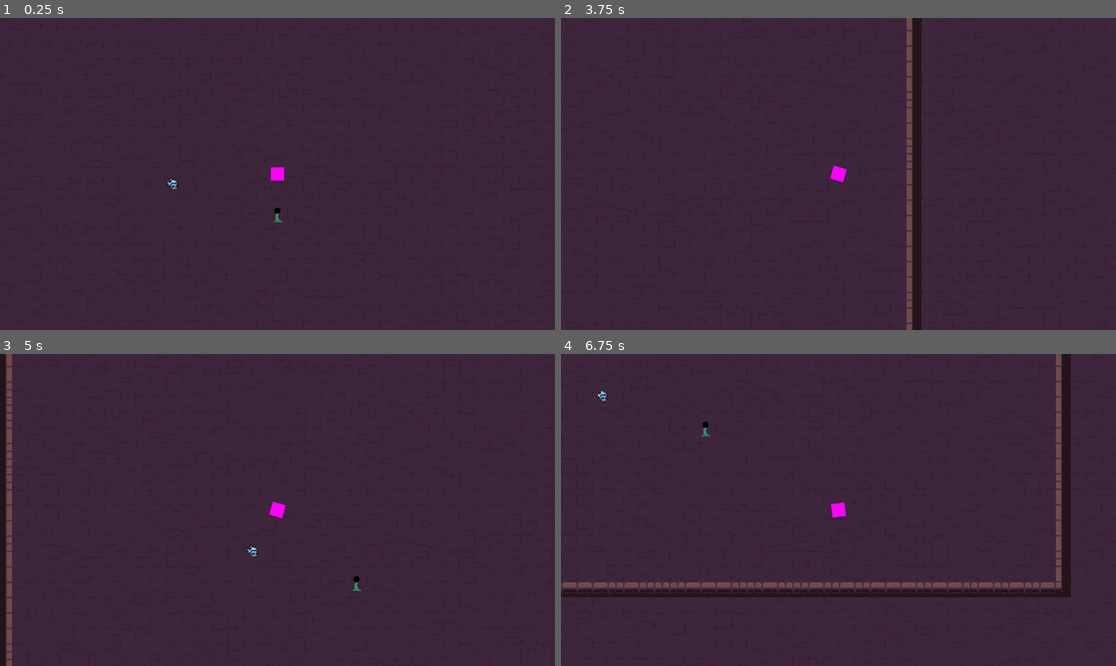
Above: before the commit, frames 1-4 (two rows, left to right).
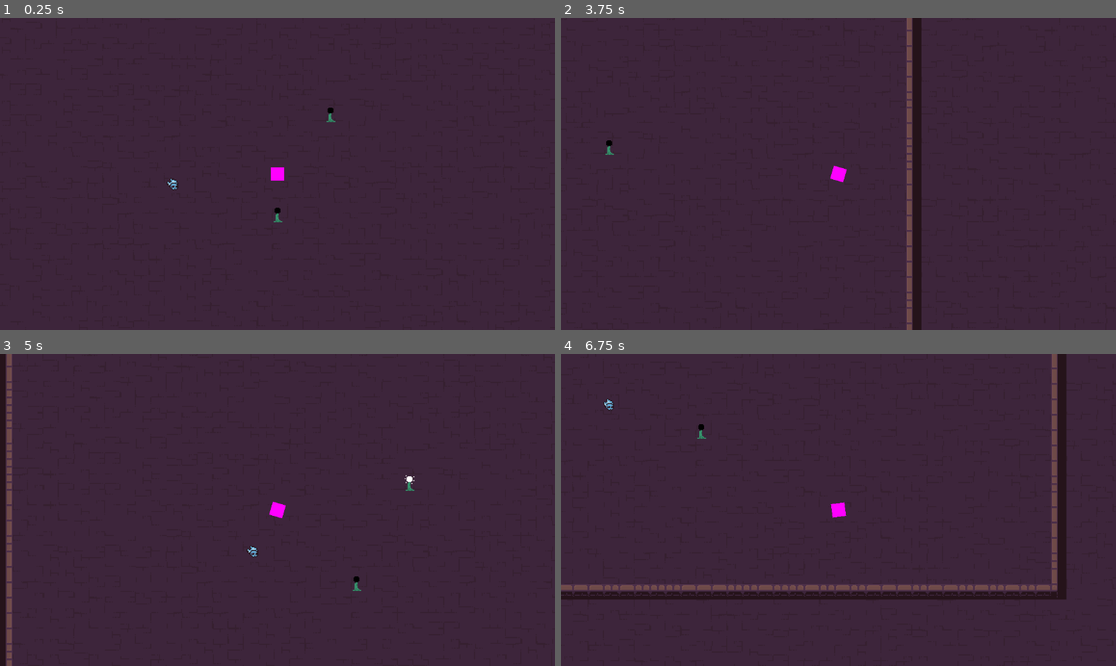
Above: after the commit, the same moments.

Repository: CookieCherith0969/GDM-Assignment-4
Game: Godot game, scene res://Scenes/test_scene.tscn
Same seed, same stepped clock (60 frames per second), same inputs: the game is played once before the commit and once after it.
Inputs (mouse positions are in pixels of both pictures, inside the frame that each line leads up to):
- Up to frame 1 (0.25 s): no input
- Up to frame 2 (3.75 s): tap Enter at 0.5 s; move the mouse to (960, 158) at 0.52 s; hold D (Right) 0.53-1.28 s; hold Space (Light) 0.53-1.28 s; move the mouse to (727, 189) at 1.27 s; hold S (Down) 1.28-2.03 s; tap Space (Light) at 1.35, 2.85 s; move the mouse to (894, 105) at 2.02 s; hold D (Right) 2.03-2.78 s; hold Space (Light) 2.03-2.78 s; move the mouse to (810, 236) at 2.77 s; hold W (Up) 2.78-3.53 s; move the mouse to (1005, 220) at 3.52 s; hold A (Left) from 3.53 s (still down); hold Space (Light) from 3.53 s (still down)
- Up to frame 3 (5 s): keep holding A (Left); move the mouse to (111, 463) at 4.27 s; release Space (Light) at 4.28 s; tap Space (Light) at 4.35 s
- Up to frame 4 (6.75 s): move the mouse to (866, 510) at 5.02 s; release A (Left) at 5.03 s; hold S (Down) 5.03-5.78 s; hold Space (Light) 5.03-5.78 s; move the mouse to (755, 432) at 5.77 s; hold D (Right) 5.78-6.53 s; tap Space (Light) at 5.85 s; move the mouse to (960, 494) at 6.52 s; hold W (Up) from 6.53 s (still down); hold Space (Light) from 6.53 s (still down)

The runs differ from the first frame. In frame 1, less than 0.1% of the frame differs, in the area x 58-61%, y 28-34%; in frame 2, less than 0.1%; in frame 3, less than 0.1%; in frame 4, 4.6%, in the area x 0-92%, y 0-79%.

Commit message:
Basic lamp plant functionality

Diff:
--- a/Scenes/test_scene.tscn
+++ b/Scenes/test_scene.tscn
@@ -264,5 +264,8 @@
 [node name="Enemy" parent="." instance=ExtResource("3_hggjy")]
 position = Vector2(441, 290)
 
-[node name="LampPlant" parent="." instance=ExtResource("4_wf0a1")]
+[node name="LampPlant" parent="." groups=["LampPlants"] instance=ExtResource("4_wf0a1")]
 position = Vector2(549, 321)
+
+[node name="LampPlant2" parent="." groups=["LampPlants"] instance=ExtResource("4_wf0a1")]
+position = Vector2(604, 217)
--- a/Scripts/enemy.gd
+++ b/Scripts/enemy.gd
@@ -4,12 +4,18 @@
 var player_in_range = false # If enemy is chasing player -R
 var player = null # Player object -R
 var activeLampPlant = false
+var lampPlantsInScene = null
+
+func _ready():
+	# Get all lamp plants in scene
+	lampPlantsInScene = get_tree().get_nodes_in_group("LampPlants")
 # Enemy physics process
 func _physics_process(delta):
+	checkForActivePlants()
 	# Play default animation always -R
 	if !$AnimatedSprite2D.is_playing():
 		$AnimatedSprite2D.play("placeHolderAnim")
-	# Move towards player if in range and light is on -R
+	# Move towards player if in range and the players light is on OR a lamp plant is on -R
 	if (player_in_range && (player.light_on || activeLampPlant)):
 		position += position.direction_to(player.position) * speed * delta
 		# Flip sprite horizontally to face player -R
@@ -31,3 +37,12 @@
 		return
 	player = null
 	player_in_range = false
+
+# If a plant in the scene is on, set activeLampPlant to true otherwise, false
+func checkForActivePlants():
+	for x in lampPlantsInScene:
+		if x.lampActive:
+				activeLampPlant = true
+				return
+		else:
+			activeLampPlant = false
